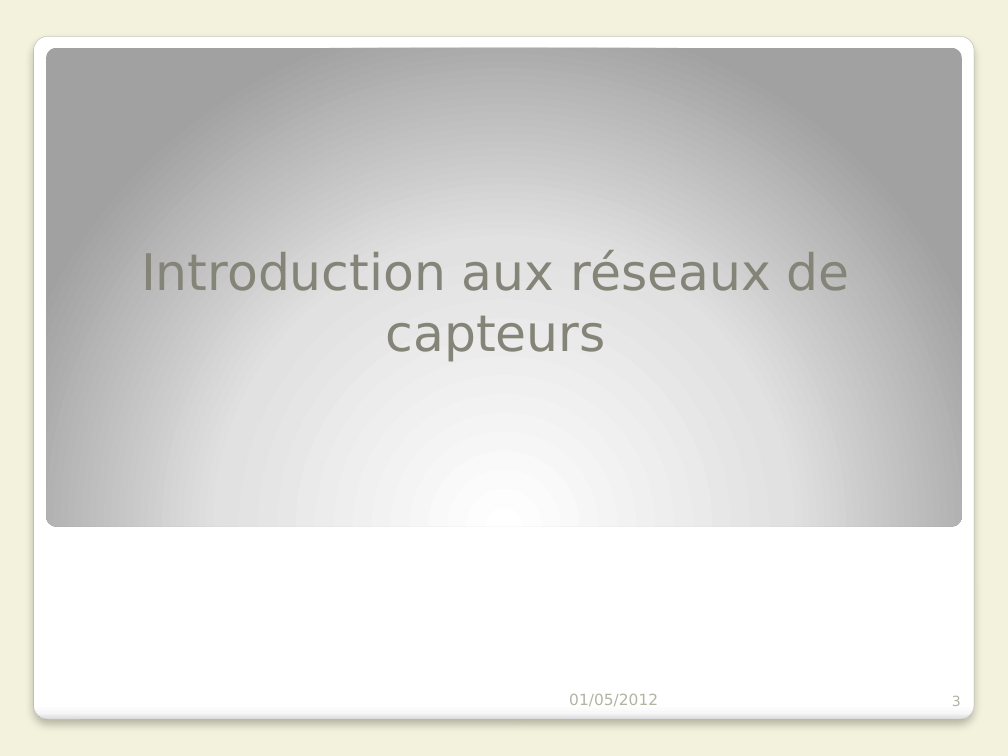
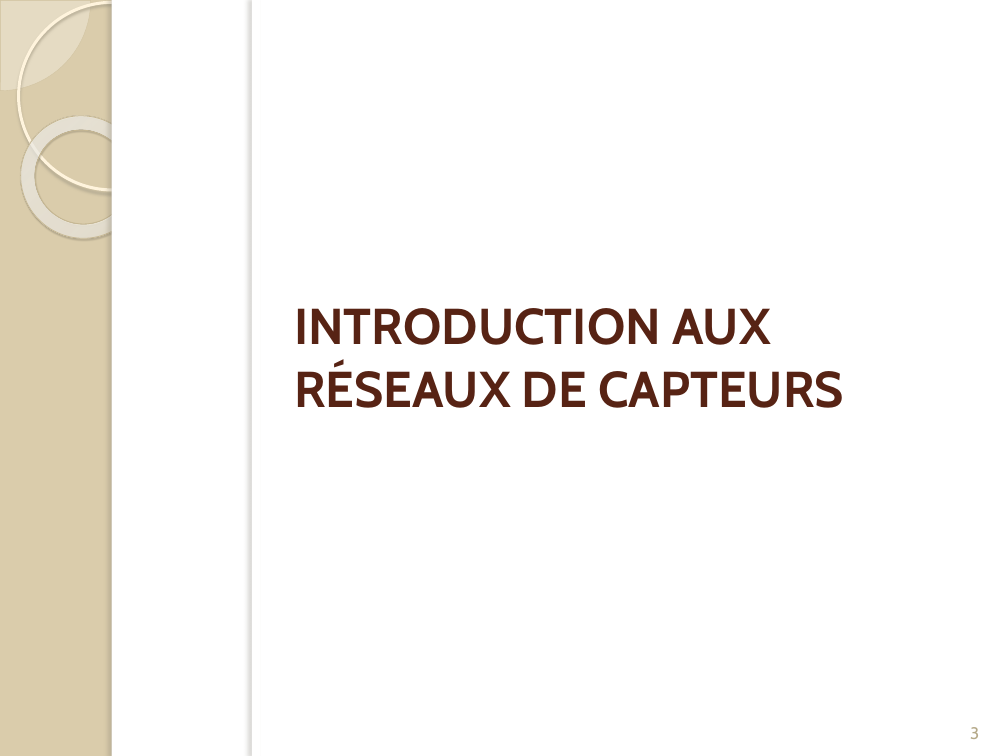
Before and after one commit to Patre/Energy-saving-in-sensors--networks, a slide deck: slide 3 of Redaction/Presentation/pres.pptx. Drawn at 1008x756 pixels with LibreOffice and Linux fonts; fonts in the diff are those of the drawing. Boxes give left, top, right and bottom in pixels: in the first picture for what was removed or moved away, otherwise in the second. Text is boxed around its words. In the diff, an @@ line names an element or a change of style, - is before the commit and + after.

```diff
--- a/Redaction/Presentation/pres.pptx
+++ b/Redaction/Presentation/pres.pptx
@@ background #F3F2DC to #DACCAB @@
@@ pie slice (boxed as its full ellipse) added at (0, 0, 91, 91), fill #FEFAF4 at 33% opacity, outline #D3C39F 0.25 pt @@
@@ ellipse added at (18, 2, 206, 190), outline #FFF5DE 2.15 pt @@
@@ rectangle added at (112, 0, 1008, 756), fill #FFFFFF @@
@@ rectangle added at (112, 0, 120, 756), fill #FFFFFF @@
@@ rectangle added at (252, 0, 1008, 756), fill #FFFFFF @@
@@ rectangle added at (252, 0, 260, 756), fill #FFFFFF @@
@@ rounded rectangle removed at (33, 36, 974, 720) @@
@@ rounded rectangle removed at (46, 47, 962, 526) @@
@@ donut added at (0, 91, 169, 263), fill gradient #FFFCF6 to #FFFEFB to #F0D28E, outline #C7B893 0.58 pt @@
@@ title "INTRODUCTION AUX RÉSEAUX DE CAPTEURS" at (294, 308, 844, 408): vertical alignment bottom to top @@
@@ title at (294, 308, 844, 408): text changed; font DejaVu Sans to Cabin; text colour #858478 to #572314; bold on @@
-Introduction aux réseaux de capteurs
+INTRODUCTION AUX RÉSEAUX DE CAPTEURS
@@ text removed at (569, 694, 658, 706) @@
-01/05/2012
@@ page number: place and size @@
-page number at (952, 696, 961, 706)
+page number at (970, 727, 979, 739)
@@ page number at (970, 727, 979, 739): size 10 to 12 pt, font DejaVu Sans to Cabin, text colour #B4B3A3 to #B6A98A; alignment right to centre @@
```
Also in this commit, not shown: 22 other slides changed, 5 slides added, 15 slides removed, 5 other files.
